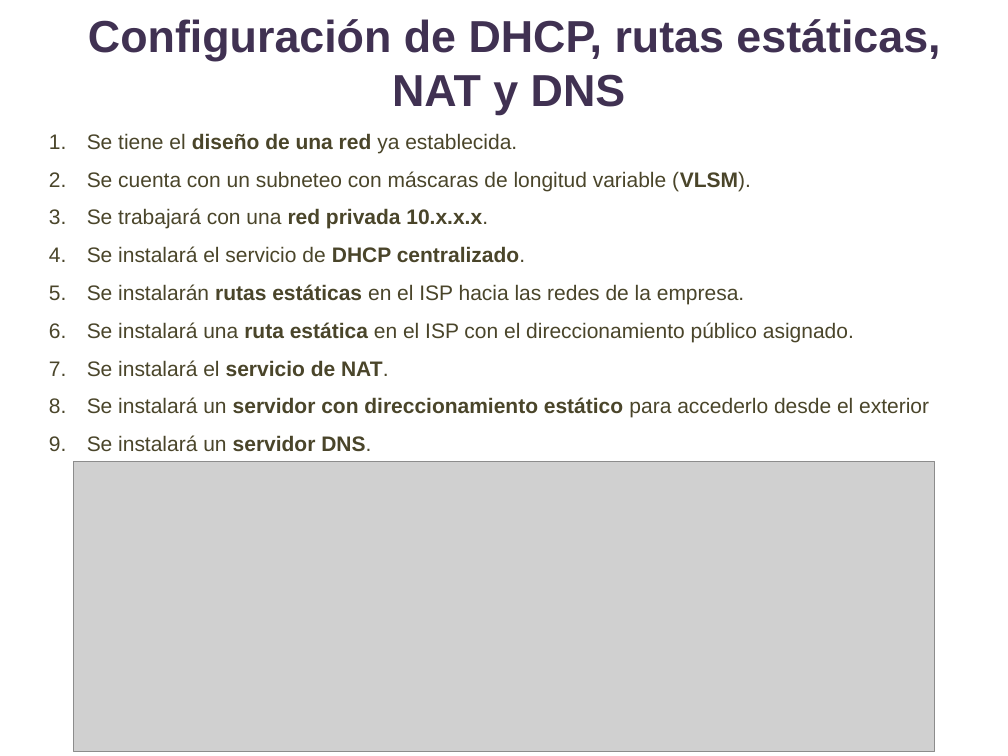
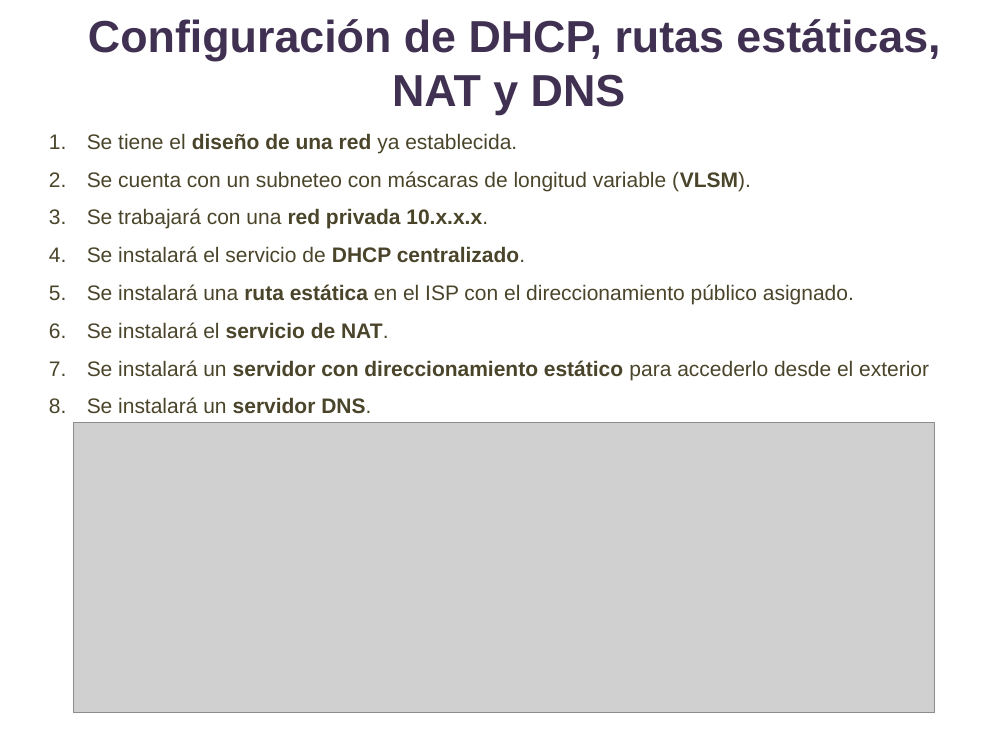
Before and after one commit to lizetheP/WAN, a slide deck: slide 2 of Calendario2024/Ejercicios/E14_NAT/Ejercicio14.pptx. Drawn at 1008x756 pixels with LibreOffice and Linux fonts; fonts in the diff are those of the drawing; grey boxes stand for pictures. Boxes give left, top, right and bottom in pixels: in the first picture for what was removed or moved away, otherwise in the second. Text is boxed around its words. In the diff, an @@ line names an element or a change of style, - is before the commit and + after.

```diff
--- a/Calendario2024/Ejercicios/E14_NAT/Ejercicio14.pptx
+++ b/Calendario2024/Ejercicios/E14_NAT/Ejercicio14.pptx
@@ text at [87,284,744,304]: paragraph removed @@
-5. Se instalarán rutas estáticas en el ISP hacia las redes de la empresa.
@@ picture: place and size @@
-picture at [73,462,934,752]
+picture at [73,422,934,713]
```
Also in this commit, not shown: 2 other slides changed, 21 other files.
